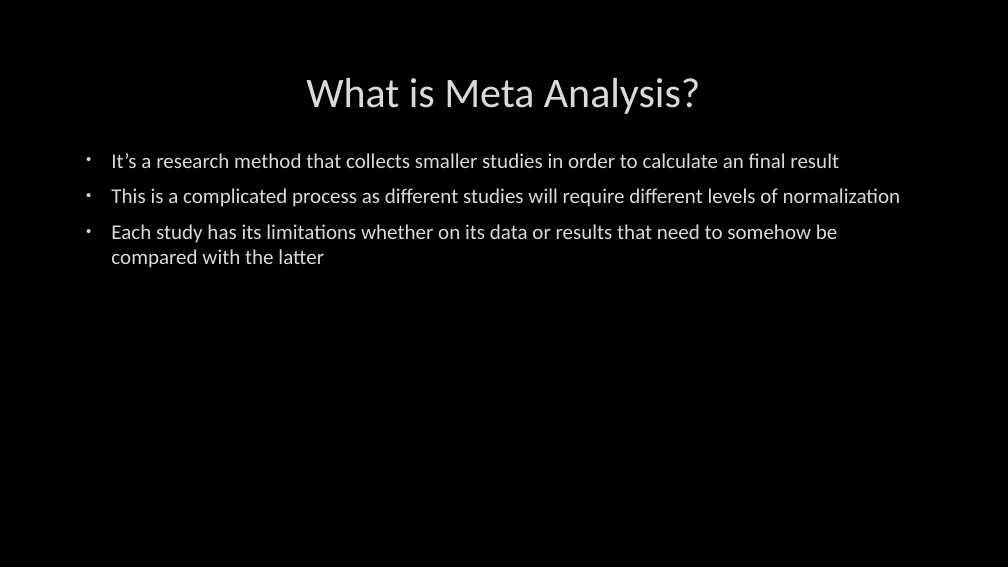
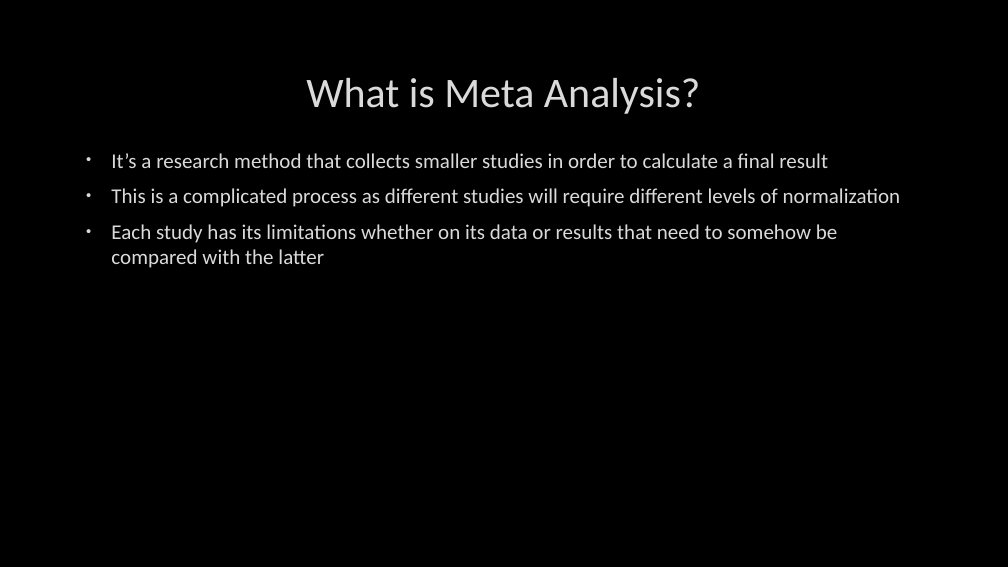
Before and after one commit to Maks-Drzezdzon/Masters-Classes-L-O, a slide deck: slide 3 of assignments/research&literature/assign_1/Personal Presentation Notes - C15311966 Scientific Research & Literature.pptx (slide 2 before the commit). Drawn at 1008x567 pixels with LibreOffice and Linux fonts; fonts in the diff are those of the drawing; background and template pictures are left out. Boxes give left, top, right and bottom in pixels: in the first picture for what was removed or moved away, otherwise in the second. Text is boxed around its words. In the diff, an @@ line names an element or a change of style, - is before the commit and + after.

```diff
--- a/assignments/research&literature/assign_1/Personal Presentation Notes - C15311966 Scientific Research & Literature.pptx
+++ b/assignments/research&literature/assign_1/Personal Presentation Notes - C15311966 Scientific Research & Literature.pptx
@@ text at box(111, 153, 828, 168): text changed @@
-• It’s a research method that collects smaller studies in order to calculate an final result
+• It’s a research method that collects smaller studies in order to calculate a final result
```
Also in this commit, not shown: 1 slide added, 9 other files.
